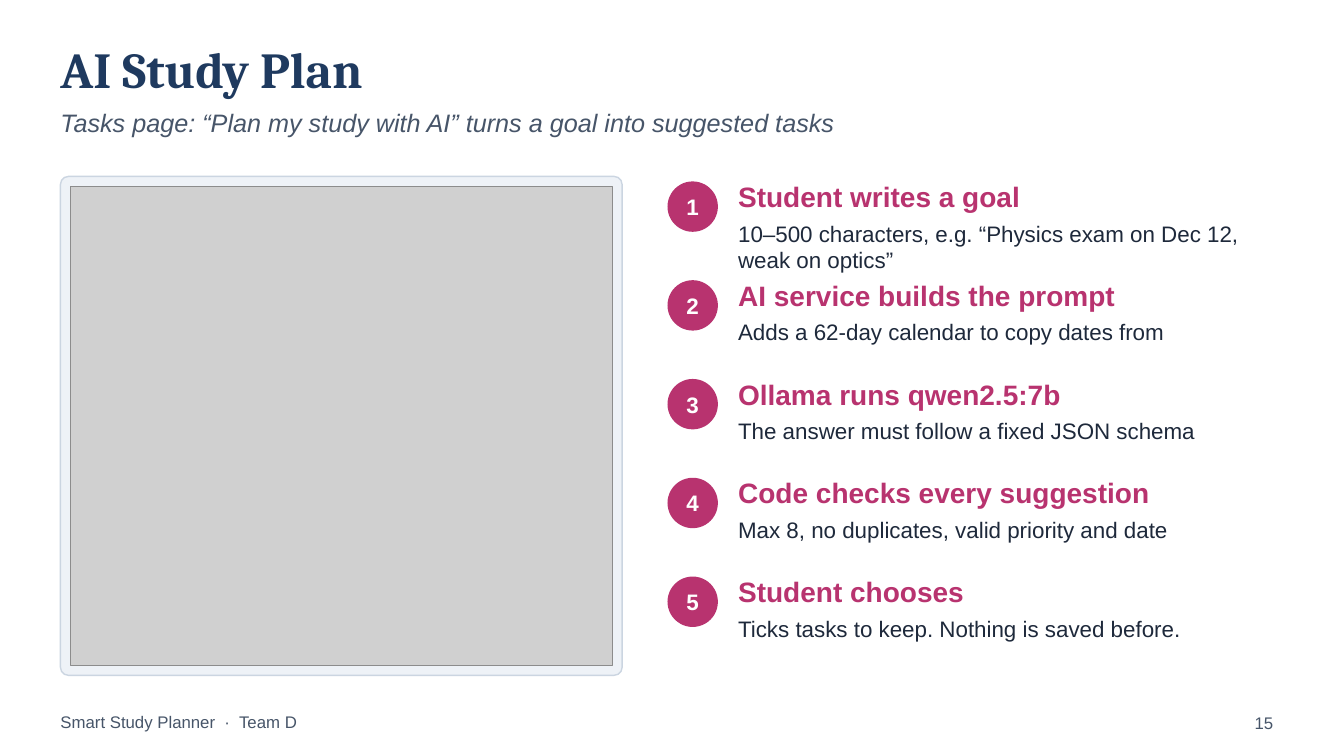
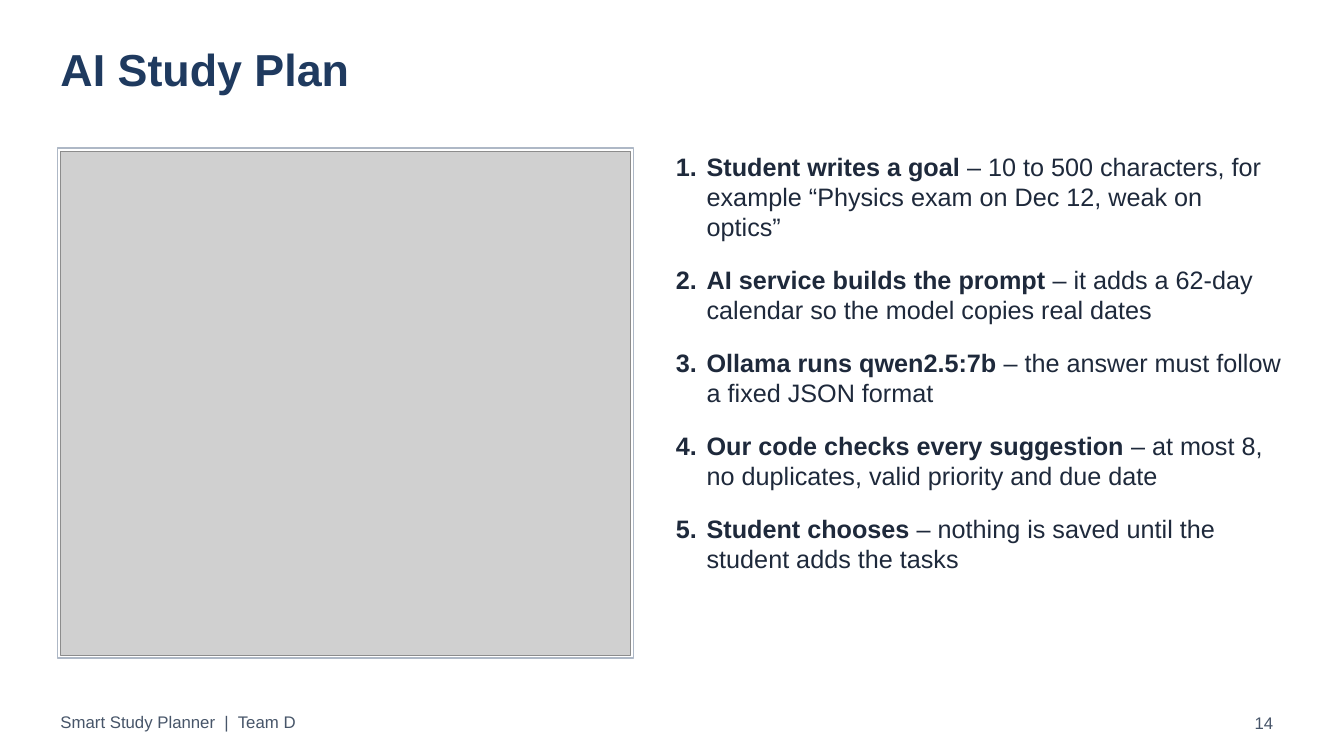
Before and after one commit to Anishpandey00/ssp-web, a slide deck: slide 14 of docs/presentations/SSP_Final_Presentation.pptx (slide 15 before the commit). Drawn at 1344x756 pixels with LibreOffice and Linux fonts; fonts in the diff are those of the drawing; grey boxes stand for pictures. Boxes give left, top, right and bottom in pixels: in the first picture for what was removed or moved away, otherwise in the second. Text is boxed around its words. In the diff, an @@ line names an element or a change of style, - is before the commit and + after.

```diff
--- a/docs/presentations/SSP_Final_Presentation.pptx
+++ b/docs/presentations/SSP_Final_Presentation.pptx
@@ title "AI Study Plan" at bbox=[60, 53, 349, 95]: size 36 to 32 pt, font Cambria to Arial @@
@@ text removed at bbox=[60, 113, 834, 137] @@
-Tasks page: “Plan my study with AI” turns a goal into suggested tasks
@@ rectangle added at bbox=[57, 148, 633, 658], fill #FFFFFF, outline #AEB8C6 1 pt @@
@@ picture: place and size @@
-picture at bbox=[71, 187, 612, 665]
+picture at bbox=[60, 151, 631, 655]
@@ rounded rectangle removed at bbox=[60, 176, 622, 676] @@
@@ text added at bbox=[707, 157, 1280, 569], 18 pt, text #1E293B @@
+1. Student writes a goal – 10 to 500 characters, for example “Physics exam on Dec 12, weak on optics”
+2. AI service builds the prompt – it adds a 62-day calendar so the model copies real dates
+3. Ollama runs qwen2.5:7b – the answer must follow a fixed JSON format
+4. Our code checks every suggestion – at most 8, no duplicates, valid priority and due date
+5. Student chooses – nothing is saved until the student adds the tasks
@@ ellipse removed at bbox=[667, 181, 718, 232] @@
-1
@@ text removed at bbox=[738, 186, 1020, 212] @@
-Student writes a goal
@@ text removed at bbox=[738, 225, 1238, 273] @@
-10–500 characters, e.g. “Physics exam on Dec 12, weak on optics”
@@ ellipse removed at bbox=[667, 280, 718, 331] @@
-2
@@ text removed at bbox=[738, 285, 1114, 311] @@
-AI service builds the prompt
@@ text removed at bbox=[738, 323, 1164, 345] @@
-Adds a 62-day calendar to copy dates from
@@ ellipse removed at bbox=[667, 379, 718, 430] @@
-3
@@ text removed at bbox=[738, 384, 1061, 410] @@
-Ollama runs qwen2.5:7b
@@ text removed at bbox=[738, 422, 1194, 440] @@
-The answer must follow a fixed JSON schema
@@ ellipse removed at bbox=[667, 478, 718, 528] @@
-4
@@ text removed at bbox=[738, 482, 1149, 508] @@
-Code checks every suggestion
@@ text removed at bbox=[738, 521, 1167, 543] @@
-Max 8, no duplicates, valid priority and date
@@ ellipse removed at bbox=[667, 577, 718, 627] @@
-5
@@ text removed at bbox=[738, 581, 964, 603] @@
-Student chooses
@@ text removed at bbox=[738, 620, 1180, 642] @@
-Ticks tasks to keep. Nothing is saved before.
@@ text at bbox=[60, 716, 296, 732]: text changed @@
-Smart Study Planner · Team D
+Smart Study Planner | Team D
@@ page number at bbox=[1255, 717, 1274, 729]: text changed @@
-15
+14
```
Also in this commit, not shown: 27 other slides changed, 3 slides added, 2 slides removed.
